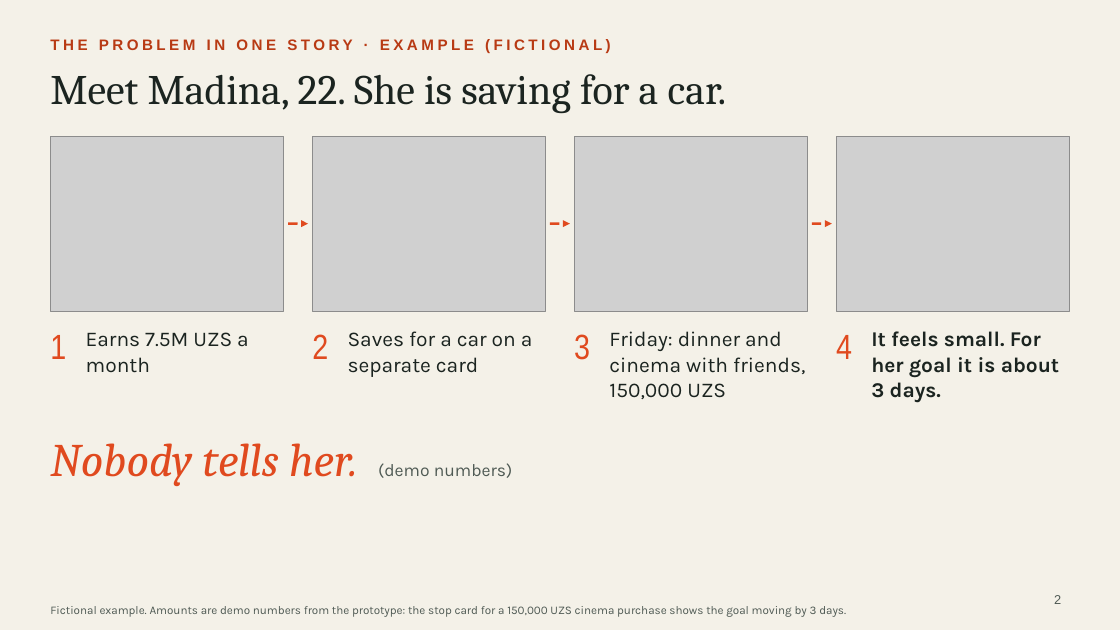
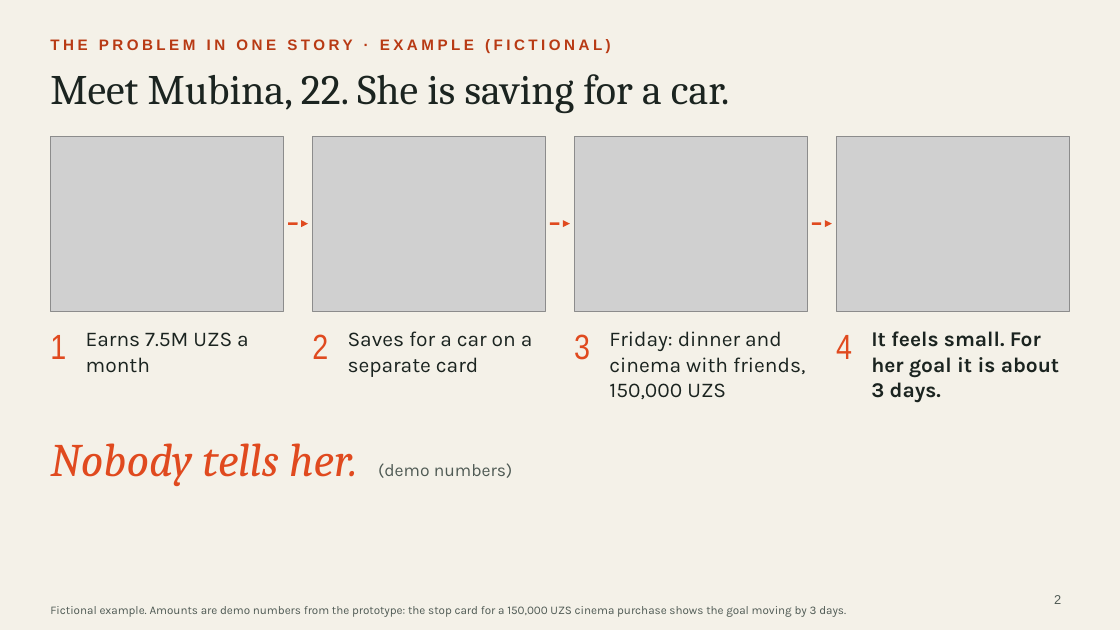
Before and after one commit to quixtorm/Goalie, a slide deck: slide 2 of pitch/Goalie_pitch_Infinity.pptx. Drawn at 1120x630 pixels with LibreOffice and Linux fonts; fonts in the diff are those of the drawing; grey boxes stand for pictures. Boxes give left, top, right and bottom in pixels: in the first picture for what was removed or moved away, otherwise in the second. Text is boxed around its words. In the diff, an @@ line names an element or a change of style, - is before the commit and + after.

```diff
--- a/pitch/Goalie_pitch_Infinity.pptx
+++ b/pitch/Goalie_pitch_Infinity.pptx
@@ text at (50, 74, 730, 114): text changed @@
-Meet Madina, 22. She is saving for a car.
+Meet Mubina, 22. She is saving for a car.
```
Also in this commit, not shown: 1 other slide changed, 4 other files.
